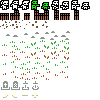
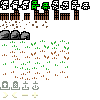
Layers edited between the first and the second 100×100 image:
painted on "Вставленный слой #1" over [0,30,70,90]
